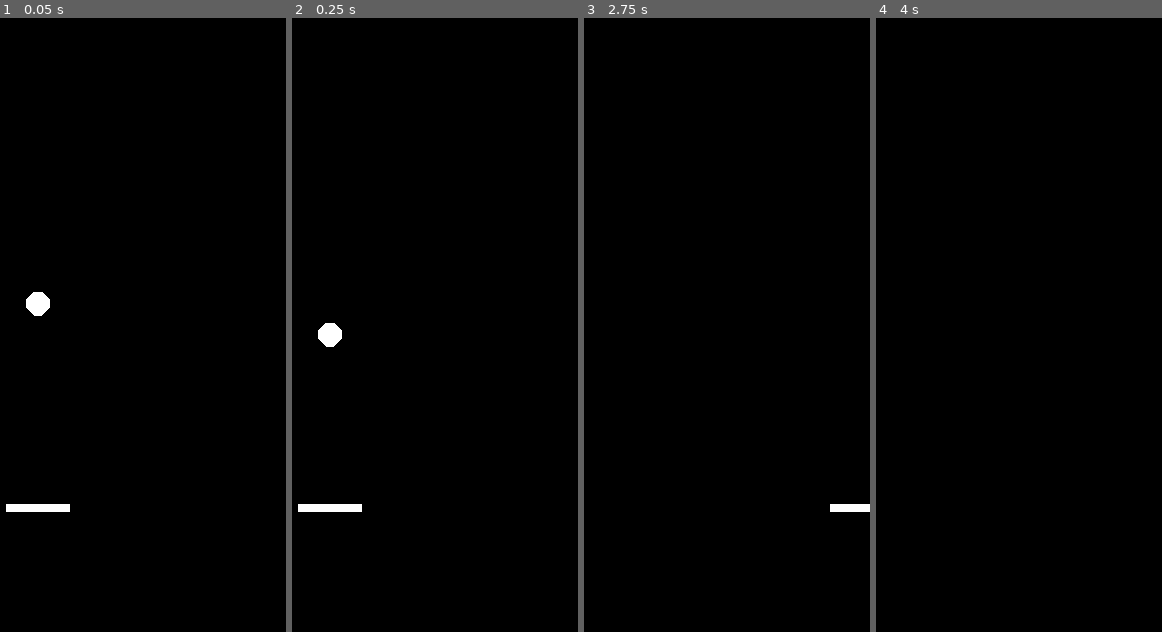
Above: before the commit, frames 1-4 (left to right).
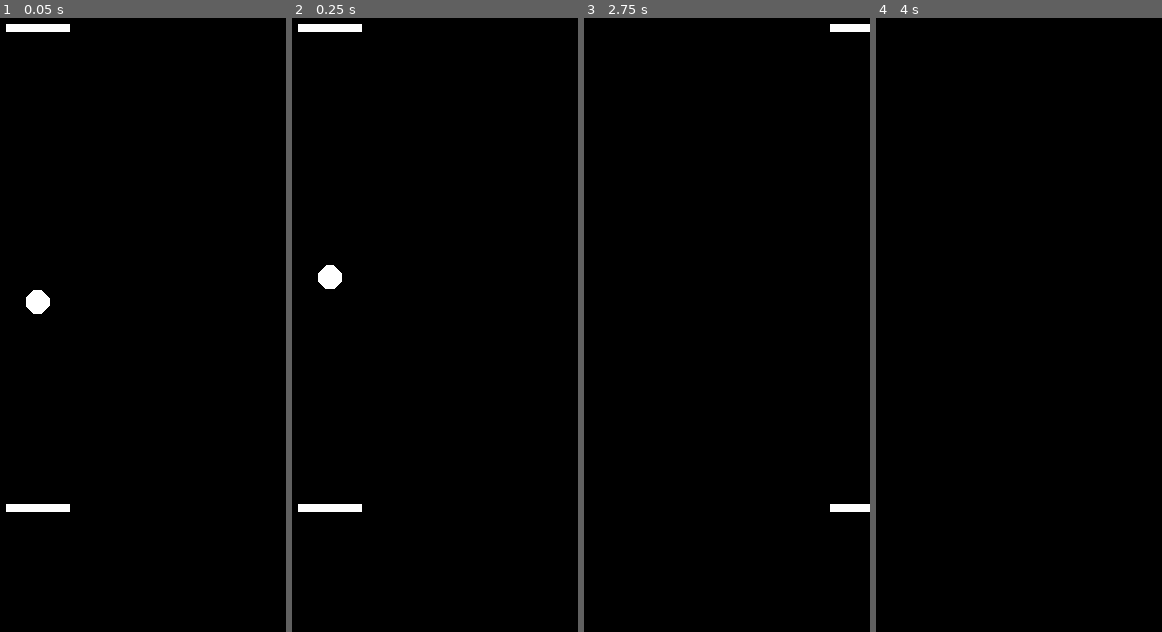
Above: after the commit, the same moments.

Repository: CROAKS-GS/Pong
Game: Godot game, scene res://main.tscn
Same seed, same stepped clock (60 frames per second), same inputs: the game is played once before the commit and once after it.
Inputs:
- Up to frame 1 (0.05 s): no input
- Up to frame 2 (0.25 s): no input
- Up to frame 3 (2.75 s): hold Right (ui_right) 0.53-2.03 s; tap Enter at 2 s; hold Left (ui_left) from 2.03 s (still down)
- Up to frame 4 (4 s): release Left (ui_left) at 2.78 s; hold Right (ui_right) from 2.78 s (still down); tap Space at 3.5 s

The runs differ from the first frame. In frame 1, 0.3% of the frame differs, in the area x 2-25%, y 0-49%; in frame 2, 0.8%, in the area x 2-25%, y 0-54%; in frame 3, 0.2%; in frame 4, nothing differs.

Commit message:
gravity strategy (not working lol)

Diff:
--- a/PotatoPong/Ball.gd
+++ b/PotatoPong/Ball.gd
@@ -3,8 +3,8 @@
 const SPEED = 300.0
 const JUMP_VELOCITY = -400.0
 
-# Get the gravity from the project settings to be synced with RigidBody nodes.
 var gravity = ProjectSettings.get_setting("physics/2d/default_gravity")
+var prev_collision_counter = 0
 
 func _physics_process(delta):
 	# Add the gravity.
@@ -14,6 +14,9 @@
 	handle_collision()
 
 func handle_collision():
-	for i in get_slide_collision_count():
-		var collision = get_slide_collision(i)
-		print("Collided with: ", collision.get_collider().name)
+	#for i in get_slide_collision_count():
+		#var collision = get_slide_collision(i)
+		#print("Collided with: ", collision.get_collider().name)
+	if prev_collision_counter == get_slide_collision_count():
+		prev_collision_counter += 1
+		gravity = gravity * -1
--- a/PotatoPong/main.tscn
+++ b/PotatoPong/main.tscn
@@ -16,3 +16,6 @@
 slide_on_ceiling = false
 
 [node name="Hud" parent="." instance=ExtResource("4_jj7w8")]
+
+[node name="Player2" parent="." instance=ExtResource("3_4b1gw")]
+position = Vector2(200, 120)
